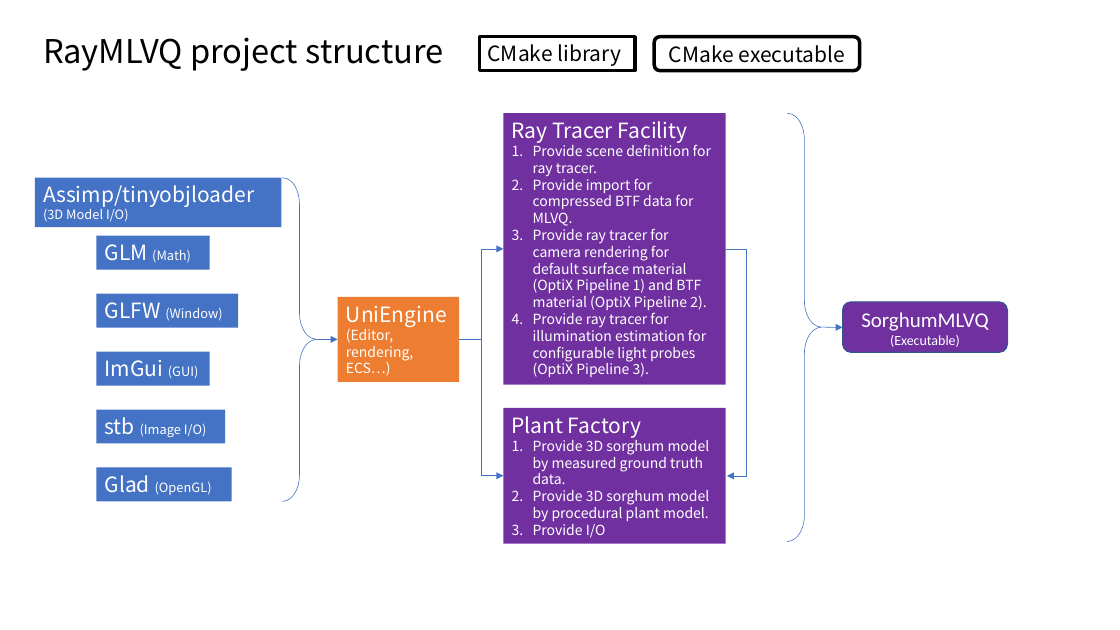
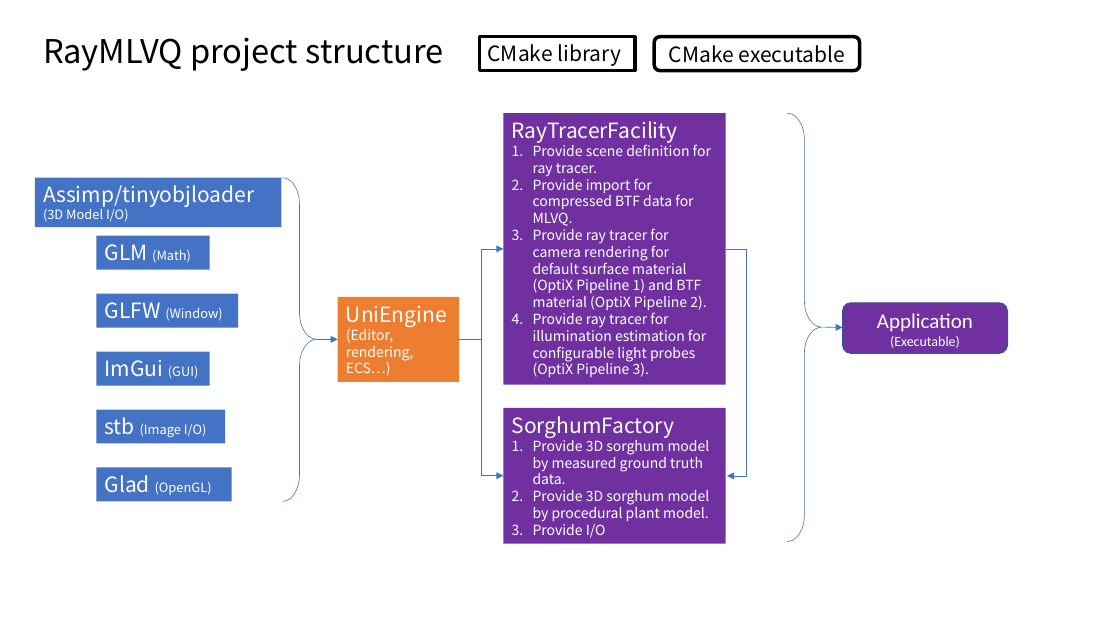
Before and after one commit to edisonlee0212/SorghumFactory, a slide deck: slide 1 of Project Structure.pptx. Drawn at 1120x630 pixels with LibreOffice and Linux fonts; fonts in the diff are those of the drawing. Boxes give left, top, right and bottom in pixels: in the first picture for what was removed or moved away, otherwise in the second. Text is boxed around its words. In the diff, an @@ line names an element or a change of style, - is before the commit and + after.

```diff
--- a/Project Structure.pptx
+++ b/Project Structure.pptx
@@ text in rectangle at box(512, 121, 678, 143): spaces changed @@
-Ray Tracer Facility
+RayTracerFacility
@@ text in rounded rectangle at box(877, 313, 973, 332): text changed @@
-SorghumMLVQ
+Application
@@ text in rectangle at box(512, 416, 675, 438): text changed @@
-Plant Factory
+SorghumFactory
```
Also in this commit, not shown: 4 other files.
